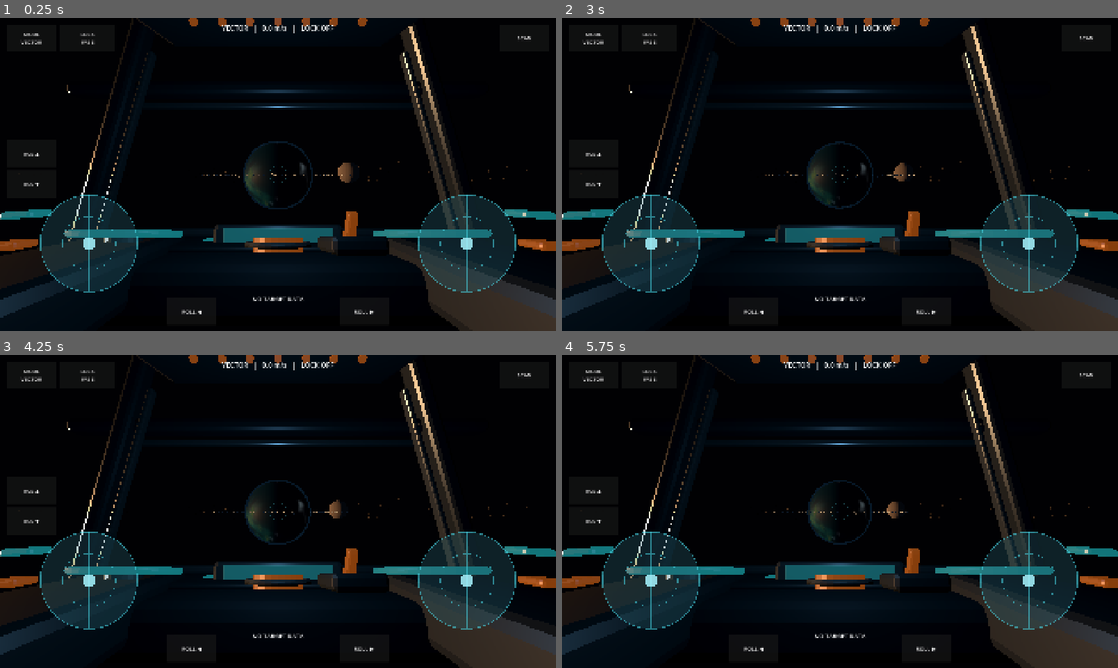
Above: before the commit, frames 1-4 (two rows, left to right).
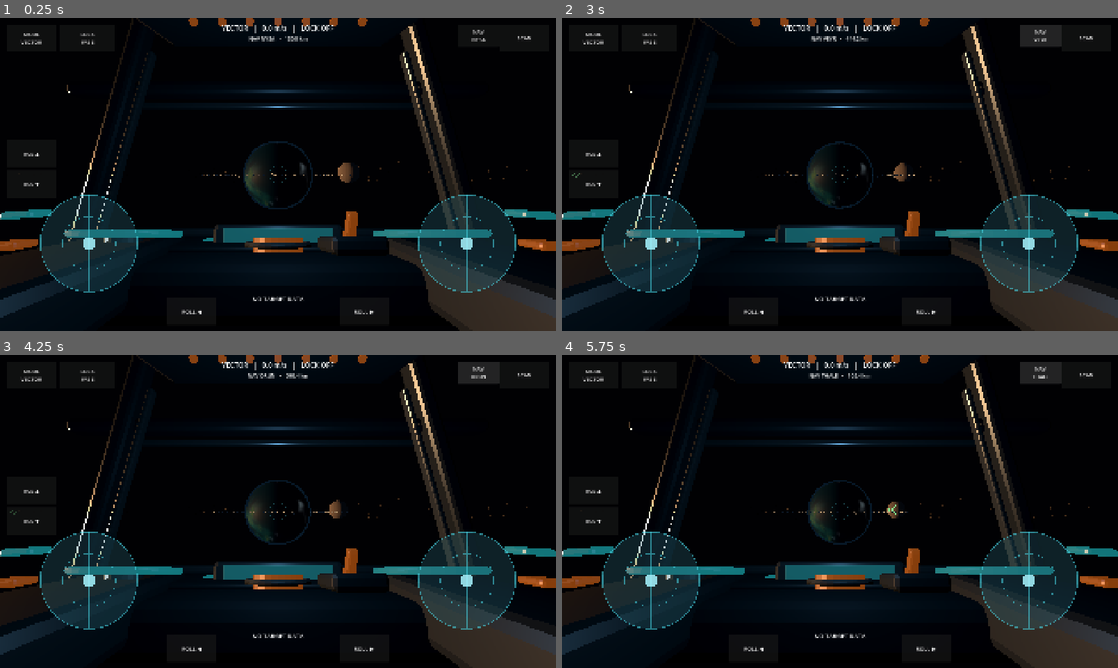
Above: after the commit, the same moments.

Repository: narmanb/science-playground
Game: Godot game, scene res://scenes/main.tscn
Two runs of this game, one before a commit and one after it. Both use one fixed random seed, a clock stepped at 60 frames per second and the inputs below.
Inputs (mouse positions are in pixels of both pictures, inside the frame that each line leads up to):
- Up to frame 1 (0.25 s): no input
- Up to frame 2 (3 s): click "MODE VECTOR" at 0.5 s; click "MODE DRIFT" at 1.25 s; click "MODE CRUISE" at 2 s; click (1040, 36) at 2.75 s, where only the run after the commit has a clickable "NAV NYSA"
- Up to frame 3 (4.25 s): click (478, 373) at 3.5 s, where only the run after the commit has a clickable "NAV VEYR"
- Up to frame 4 (5.75 s): click (1040, 373) at 4.25 s, where only the run after the commit has a clickable "NAV ORUN"; click (1040, 373) at 5 s, where only the run after the commit has a clickable "NAV KHARIS"

The runs differ from the first frame. In frame 1, 0.2% of the frame differs, in the area x 44-88%, y 3-8%; in frame 2, 0.6%; in frame 3, 0.7%; in frame 4, 0.7%, in the area x 44-90%, y 2-52%.

Commit message:
Integrate trajectory navigation instrument

Diff:
--- a/scenes/main.tscn
+++ b/scenes/main.tscn
@@ -7,6 +7,7 @@
 [ext_resource type="Script" path="res://scripts/main.gd" id="5_main"]
 [ext_resource type="Script" path="res://scripts/visual_enhancer.gd" id="6_visual"]
 [ext_resource type="Script" path="res://scripts/velocity_vector_hud.gd" id="7_velocity"]
+[ext_resource type="Script" path="res://scripts/navigation_hud.gd" id="8_navigation"]
 
 [sub_resource type="Environment" id="Environment_space"]
 background_mode = 1
@@ -76,6 +77,16 @@
 script = ExtResource("7_velocity")
 ship_path = NodePath("../../Ship")
 
+[node name="NavigationHUD" type="Control" parent="HUDLayer"]
+layout_mode = 3
+anchors_preset = 15
+anchor_right = 1.0
+anchor_bottom = 1.0
+grow_horizontal = 2
+grow_vertical = 2
+script = ExtResource("8_navigation")
+ship_path = NodePath("../../Ship")
+
 [node name="FlightHUD" type="Control" parent="HUDLayer"]
 layout_mode = 3
 anchors_preset = 15
Not shown: 1 places in scenes/main.tscn that only renumber resources
